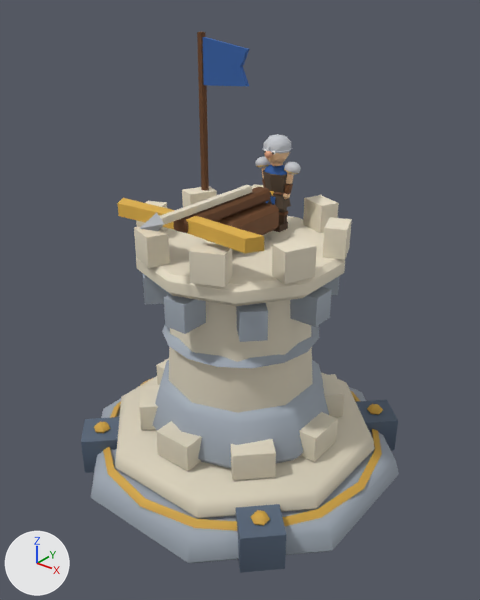
Two versions of the glTF model assets/3d/tours/alliance-6.glb, one commit apart.
Before and after are seen from a camera (50 mm lens) standing at (0.921, -1.157, 1.175) and looking at (0.016, -0.025, 0.474). Every picture has the same lights, and +X, +Y and +Z are marked at lower left. The older version comes first. Where no turn or scale is listed for an object, it has been applied to the vertices. Vertices at exactly the same position are counted once.

The older version as bpy lines, for what is in view:
```python
me_bandeau = bpy.data.meshes.new('Bandeau')
me_bandeau.from_pydata(...)  # 604 vertices, 1052 faces; spans x -0.394..0.394, y -0.394..0.394, z -0.384..0.676
me_bandeau.materials.append(mat_peint)
me_bordcasque = bpy.data.meshes.new('BordCasque')
me_bordcasque.from_pydata(...)  # 242 vertices, 452 faces; spans x -0.0361..0.0361, y -0.0435..0.0361, z -0.0371..0.0332
me_bordcasque.materials.append(mat_peint)
me_boucle = bpy.data.meshes.new('Boucle')
me_boucle.from_pydata(...)  # 98 vertices, 176 faces; spans x -0.0359..0.0359, y -0.0112..0.0591, z -0.0552..0.0659
me_boucle.materials.append(mat_peint)
ob_alliance_6_peint = bpy.data.objects.new('alliance_6_peint', me_bandeau)
ob_alliance_6_peint.location = (0.0, 0.0, 0.384)
ob_buste_peint = bpy.data.objects.new('Buste_peint', me_boucle)
ob_buste_peint.location = (0.0, 0.116, 0.704)
ob_crane_peint = bpy.data.objects.new('Crane_peint', me_bordcasque)
ob_crane_peint.location = (0.0, 0.137, 0.808)
# also in view: 'Tourelle_peint' at (0.0, -0.115, 0.693)
```
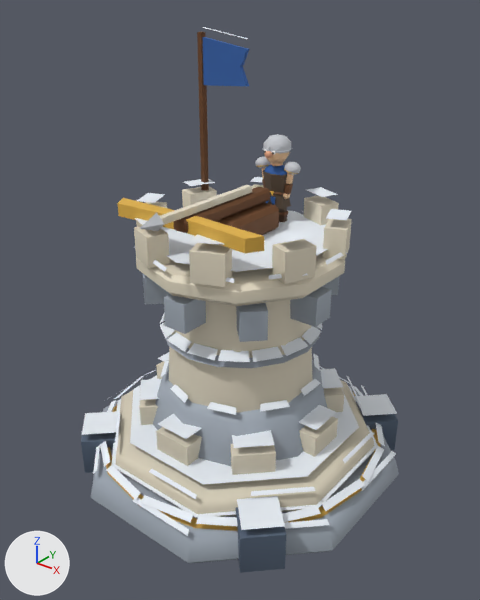
Where the change shows, as pixel boxes (x1, y1, x2, y2) in the pictures (480 x 600 px):
'alliance_6_peint', reshaped
    before: (81, 32, 399, 573)
    after: (81, 27, 399, 573)
part 1 of me_bandeau, added
    after: (82, 352, 397, 536)
part 2 of me_bandeau, added
    after: (134, 177, 351, 302)
part 3 of me_bandeau, added
    after: (160, 313, 322, 362)
part 4 of me_bandeau, added
    after: (202, 27, 248, 39)

Diff of the bpy script that builds the scene:
```diff
--- a/assets/3d/tours/alliance-6.glb.py
+++ b/assets/3d/tours/alliance-6.glb.py
@@ me_bandeau @@
 # used by ob_alliance_6_peint; location = (0.0, 0.0, 0.384)
-me_bandeau.from_pydata(...)  # 604 vertices, 1052 faces; spans x -0.394..0.394, y -0.394..0.394, z -0.384..0.676
+me_bandeau.from_pydata(...)  # 1078 vertices, 1302 faces; spans x -0.394..0.394, y -0.394..0.394, z -0.384..0.686
+# me_bandeau part 1: 242 vertices added at x -0.383..0.383, y -0.383..0.383, z -0.304..-0.103
+# me_bandeau part 2: 164 vertices added at x -0.243..0.243, y -0.254..0.254, z 0.182..0.317
+# me_bandeau part 3: 64 vertices added at x -0.203..0.203, y -0.203..0.203, z 0.02..0.034
+# me_bandeau part 4: 4 vertices added at x -0.193..-0.063, y 0.095..0.104, z 0.667..0.686
 me_bandeau.materials.append(mat_peint)
```
